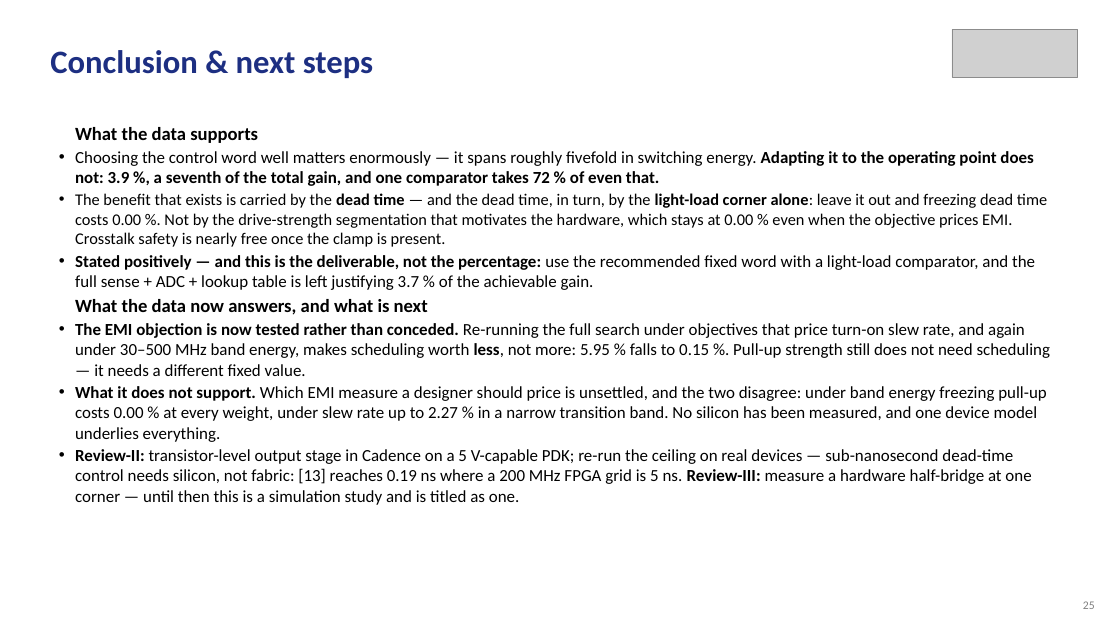
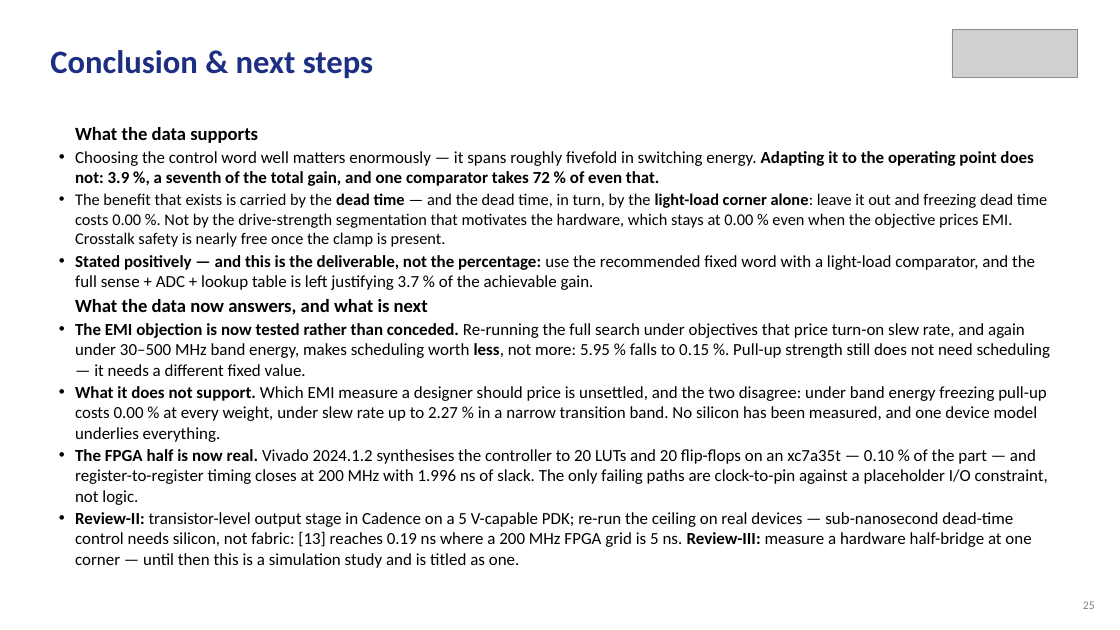
Before and after one commit to Amritha902/gan-driver, a slide deck: slide 25 of review/Review1_GaN_Segmented_Gate_Driver.pptx. Drawn at 1120x630 pixels with LibreOffice and Linux fonts; fonts in the diff are those of the drawing; grey boxes stand for pictures. Boxes give left, top, right and bottom in pixels: in the first picture for what was removed or moved away, otherwise in the second. Text is boxed around its words. In the diff, an @@ line names an element or a change of style, - is before the commit and + after.

```diff
--- a/review/Review1_GaN_Segmented_Gate_Driver.pptx
+++ b/review/Review1_GaN_Segmented_Gate_Driver.pptx
@@ text at <box>75,449,1048,505</box>: paragraph added @@
+• The FPGA half is now real. Vivado 2024.1.2 synthesises the controller to 20 LUTs and 20 flip-flops on an xc7a35t — 0.10 % of the part — and register-to-register timing closes at 200 MHz with 1.996 ns of slack. The only failing paths are clock-to-pin against a placeholder I/O constraint, not logic.
```
Also in this commit, not shown: 2 other slides changed, 8 other files.
